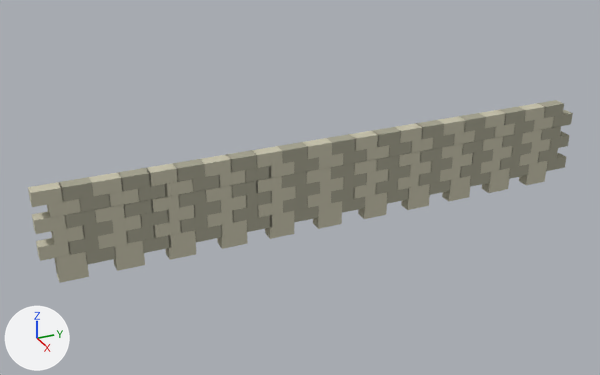
Two versions of the Blender file Assets/Objetos/muro.blend, one commit apart.
Both versions are drawn from a camera (50 mm lens) standing at (51.5, -25.5, 27.8) and looking at (-0.8, -2.0, 1.7). Every picture has the same lights, and +X, +Y and +Z are marked at lower left.
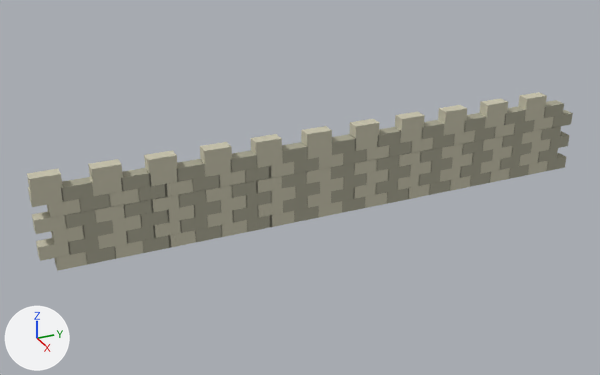
Scene script edits in JSON lines:
```json
{"op": "set", "path": "ob_cube_001.location", "old": "(-0.01, -0.01, -0.98)", "new": "(-0.01, -0.98, 5.91)"}
```

Pixel boxes [x1, y1, x2, y2] of what changed, in the pictures (600 x 375 px):
```json
{"object": "Cube.001", "change": "moved", "before": [56, 171, 546, 283], "after": [27, 92, 547, 193]}
```
